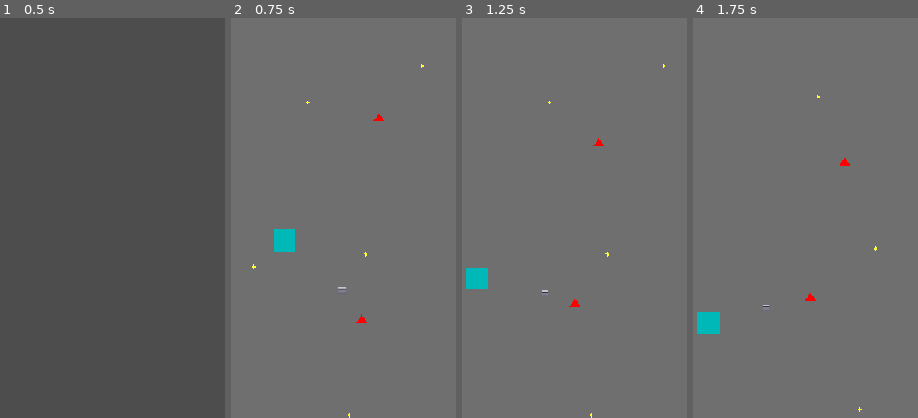
Above: before the commit, frames 1-4 (left to right).
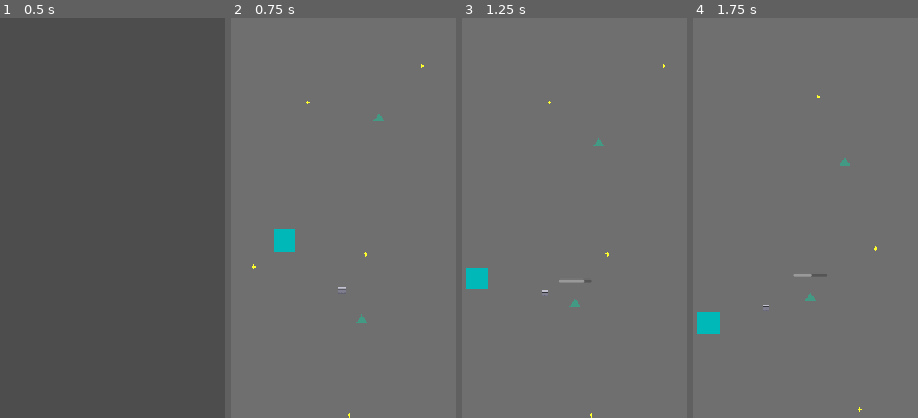
Above: after the commit, the same moments.

Repository: Optimist98/AI-Survivors
Game: Godot game, scene res://Scene/Main_menu.tscn
The game is run twice, just before and just after one commit, with the same random seed, the same clock (stepped at 60 frames per second) and the same inputs.
Inputs:
- Up to frame 1 (0.5 s): no input
- Up to frame 2 (0.75 s): click "Играть" at 0.5 s
- Up to frame 3 (1.25 s): no input
- Up to frame 4 (1.75 s): no input
The pictures show only the part of the screen within x 34-84%, y 23-73%; the shares and areas given below are measured in that part.

Frame 1 is identical in both runs. In frame 2, 0.1% of the frame differs, in the area x 55-68%, y 24-77%; in frame 3, 0.2%; in frame 4, 0.2%, in the area x 44-70%, y 35-71%.

Commit message:
Реакция на стрельбу

Diff:
--- a/Scripts/Player.gd
+++ b/Scripts/Player.gd
@@ -82,7 +82,6 @@
     auto_shoot()
     #автострельба
 func auto_shoot():
-    print("enemies:", enemies.size())
     if !can_shoot:
         return
 
@@ -105,8 +104,6 @@
     bullet.direction = dir
 
     get_tree().current_scene.add_child(bullet)
-
-    print("auto shoot")
 
 #Радар противников
 
--- a/enemies/Enemy.gd
+++ b/enemies/Enemy.gd
@@ -3,11 +3,22 @@
 # Скрипт врага (Enemy.gd)
 var speed = 80.0
 @onready var player = get_tree().get_first_node_in_group("player") # Не забудь добавить игрока в группу "player"
+@onready var health_bar = $ProgressBar
+@onready var sprite = $Polygon2D
+
+var knockback_velocity := Vector2.ZERO
+
+func hit_flash():
+    sprite.modulate = Color(1, 0.3, 0.3)  # красный оттенок
+    await get_tree().create_timer(0.1).timeout
+    sprite.modulate = Color(1, 1, 1)
 
 func _physics_process(_delta):
     if player:
-        velocity = (player.global_position - global_position).normalized() * speed
+        var dir = (player.global_position - global_position).normalized() * speed
+        velocity = dir + knockback_velocity
         move_and_slide()
+
 
 @export var max_health := 100
 var health := 100
@@ -15,13 +26,25 @@
 func _ready():
     add_to_group("enemies")
     health = max_health
+    health_bar.max_value = max_health
+    health_bar.value = health
+    health_bar.visible = false
 
 func take_damage(damage: int):
+    hit_flash()
     health -= damage
+    if health <= 0:
+        die()
+        return
+        var dir = (global_position - get_tree().get_first_node_in_group("player").global_position).normalized()
+        knockback_velocity += dir * 350
+    health_bar.visible = true
+    health_bar.value = health
     print("HP:", health)
 
     if health <= 0:
         die()
 
 func die():
+    print("Enemy died")
     queue_free()
--- a/enemies/Enemy.tscn
+++ b/enemies/Enemy.tscn
@@ -10,7 +10,7 @@
 
 [node name="Polygon2D" type="Polygon2D" parent="." unique_id=71863982]
 position = Vector2(0, -1.14441e-05)
-color = Color(1, 0, 0, 1)
+color = Color(0.26241776, 0.6059308, 0.5192815, 1)
 polygon = PackedVector2Array(0, -7, -7, 3, 0, 3, 7, 3)
 
 [node name="CollisionShape2D" type="CollisionShape2D" parent="." unique_id=759735850 groups=["enemy"]]
@@ -18,3 +18,11 @@
 
 [node name="Hitbox" type="Area2D" parent="." unique_id=1921591635]
 collision_layer = 2
+
+[node name="ProgressBar" type="ProgressBar" parent="." unique_id=1767314372]
+offset_right = 40.0
+offset_bottom = 4.0
+offset_transform_enabled = true
+offset_transform_position = Vector2(-20, -30)
+value = 100.0
+show_percentage = false
